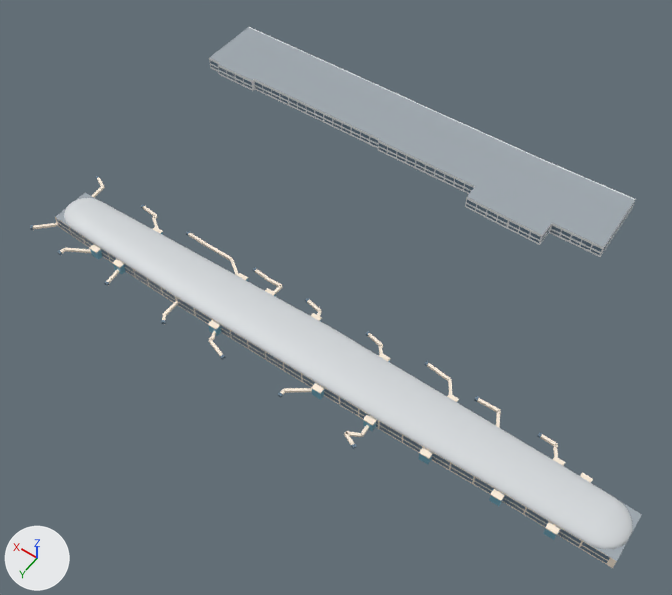
One commit to the glTF model models/dubai-dxb-terminal-1.detail.glb: the scene before it, then after it.
Both versions are drawn from a 50 mm camera at (-490.0, 871.0, 907.0) aimed at (-66.0, 277.0, -28.0). The axes (+X, +Y, +Z) are drawn at lower left. The lights are the same throughout. The older version comes first. Vertices at exactly the same position are counted once.

The first picture shows 'Dubai International Airport Terminal 1 and Concourse C'.
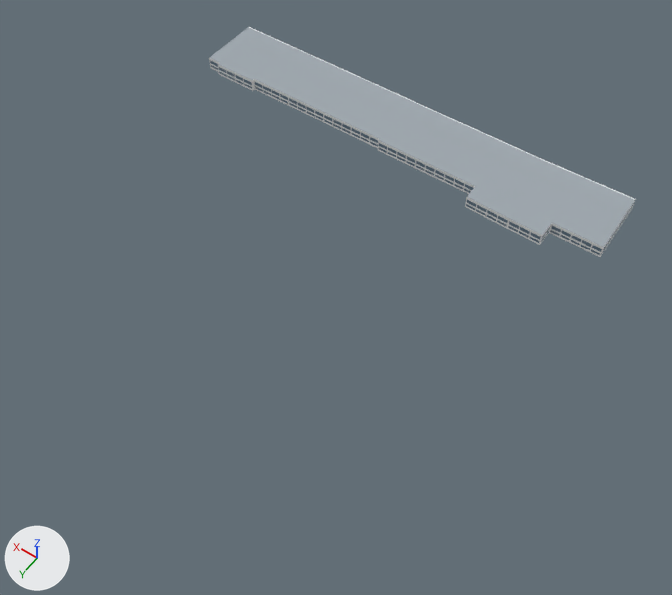
Pixel boxes [x1, y1, x2, y2] of what changed, in the pictures (672 x 595 px):
'Dubai International Airport Terminal 1 and Concourse C', reshaped (30% narrower, 57% shorter)
    before: [30, 27, 642, 568]
    after: [209, 27, 636, 257]
part 1 of me_dubai_international_airport_terminal_1_and_concourse_c, deleted
    before: [30, 176, 642, 568]

The change, as a diff of the scene's bpy script:
```diff
--- a/models/dubai-dxb-terminal-1.detail.glb.py
+++ b/models/dubai-dxb-terminal-1.detail.glb.py
@@ me_dubai_international_airport_terminal_1_and_concourse_c @@
 # used by ob_dubai_international_airport_terminal_1_and_concourse_c; location = (0.0, 0.0, 0.0)
-me_dubai_international_airport_terminal_1_and_concourse_c.from_pydata(...)  # 5489 vertices, 6538 faces; spans x -505.0..336.0, y -60.0..457.0, z 0.0..28.0
+me_dubai_international_airport_terminal_1_and_concourse_c.from_pydata(...)  # 3584 vertices, 4194 faces; spans x -315.0..336.0, y -60.0..72.0, z 0.0..19.0
+# me_dubai_international_airport_terminal_1_and_concourse_c part 1: 237 loose pieces with 1905 vertices, spanning x -505.0..312.0, y 313.0..457.0, z 0.0..28.0, are deleted
 me_dubai_international_airport_terminal_1_and_concourse_c.materials.append(mat_dxb_silver)
-me_dubai_international_airport_terminal_1_and_concourse_c.materials.append(mat_window_2)  # cyan #6ea8bd
 me_dubai_international_airport_terminal_1_and_concourse_c.materials.append(mat_dxb_white)
 me_dubai_international_airport_terminal_1_and_concourse_c.materials.append(mat_window)
-me_dubai_international_airport_terminal_1_and_concourse_c.materials.append(mat_trim)  # pale yellow #fff0de
 me_dubai_international_airport_terminal_1_and_concourse_c.materials.append(mat_roof)
```
